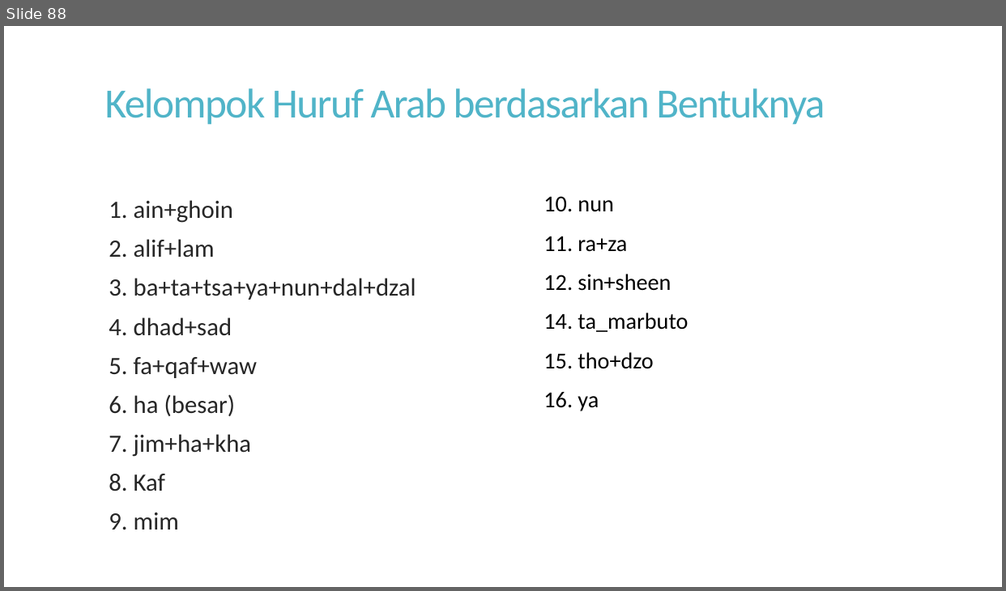
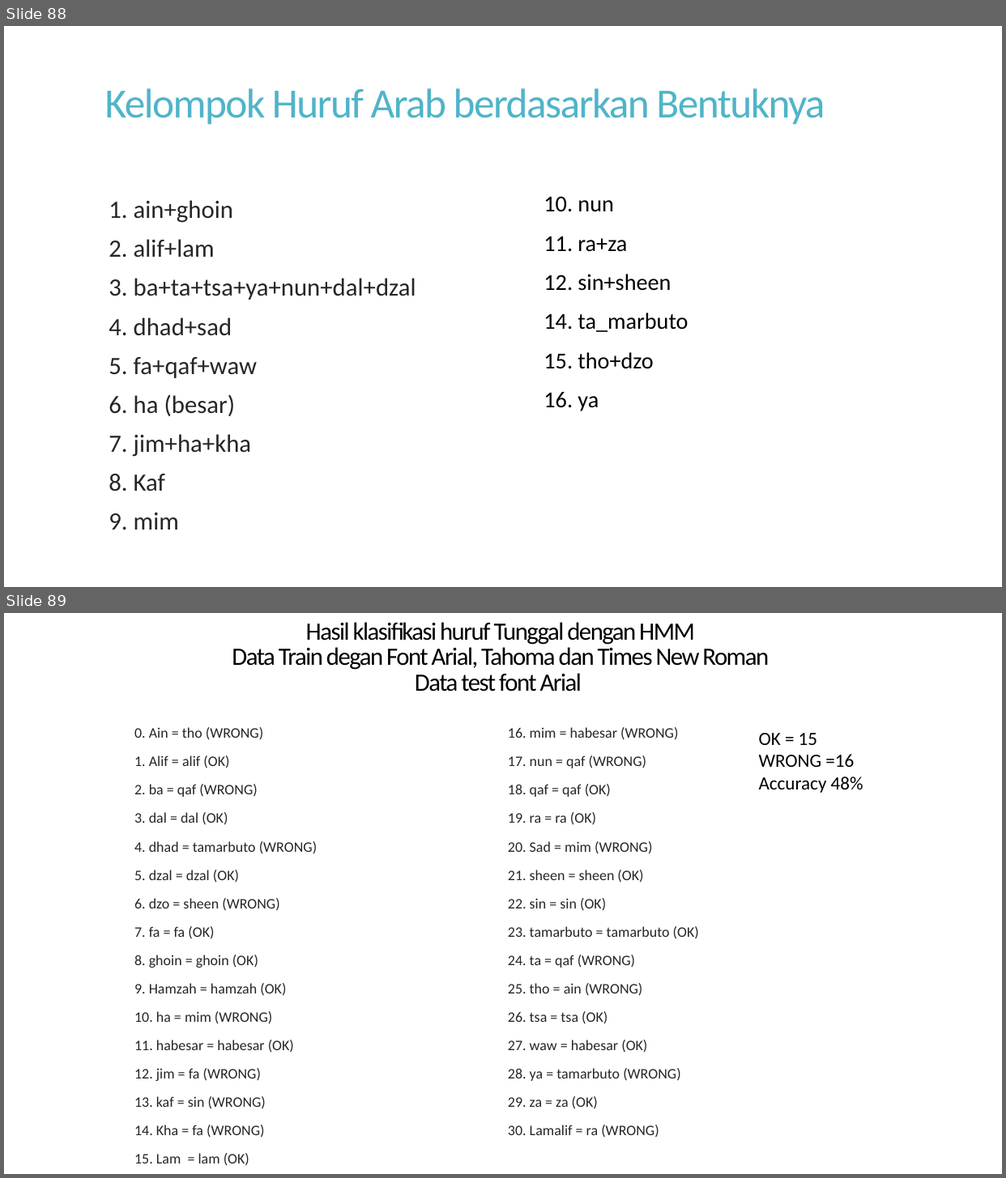
Before and after one commit to ainawind27/arabicocr-data, a slide deck: 1. presentasi/PEMBELAJARAN HURUF DAN KALIMAT ARAB BERBASIS PENGENALAN CITRA.pptx. Shown one above the other, each under a label of ours: slide 88 before the commit, slides 88 and 89 after it. The pictures are 1006x591 and 1006x1178 pixels, drawn with LibreOffice and Linux fonts; fonts in the diff are those of the drawing. Boxes give left, top, right and bottom in pixels: in the first picture for what was removed or moved away, otherwise in the second. Text is boxed around its words. In the diff, an @@ line names an element or a change of style, - is before the commit and + after.

```diff
--- a/1. presentasi/PEMBELAJARAN HURUF DAN KALIMAT ARAB BERBASIS PENGENALAN CITRA.pptx
+++ b/1. presentasi/PEMBELAJARAN HURUF DAN KALIMAT ARAB BERBASIS PENGENALAN CITRA.pptx
@@ slide 89 added at (4, 613, 1002, 1174), background #FFFFFF @@
@@ title added at (232, 622, 769, 692), 24 pt, text #000000 @@
+Hasil klasifikasi huruf Tunggal dengan HMM
+Data Train degan Font Arial, Tahoma dan Times New Roman
+Data test font Arial
@@ text added at (134, 727, 317, 1166), 14 pt, text #262626 @@
+0. Ain = tho (WRONG)
+1. Alif = alif (OK)
+2. ba = qaf (WRONG)
+3. dal = dal (OK)
+4. dhad = tamarbuto (WRONG)
+5. dzal = dzal (OK)
+6. dzo = sheen (WRONG)
+7. fa = fa (OK)
+8. ghoin = ghoin (OK)
+9. Hamzah = hamzah (OK)
+10. ha = mim (WRONG)
+11. habesar = habesar (OK)
+12. jim = fa (WRONG)
+13. kaf = sin (WRONG)
+14. Kha = fa (WRONG)
+15. Lam = lam (OK)
@@ text added at (508, 727, 699, 1137), 14 pt, text #262626 @@
+16. mim = habesar (WRONG)
+17. nun = qaf (WRONG)
+18. qaf = qaf (OK)
+19. ra = ra (OK)
+20. Sad = mim (WRONG)
+21. sheen = sheen (OK)
+22. sin = sin (OK)
+23. tamarbuto = tamarbuto (OK)
+24. ta = qaf (WRONG)
+25. tho = ain (WRONG)
+26. tsa = tsa (OK)
+27. waw = habesar (OK)
+28. ya = tamarbuto (WRONG)
+29. za = za (OK)
+30. Lamalif = ra (WRONG)
@@ text added at (759, 733, 863, 793), 18 pt, text #000000 @@
+OK = 15
+WRONG =16
+Accuracy 48%
```
Also in this commit, not shown: 2 other slides added, 12 other files.
